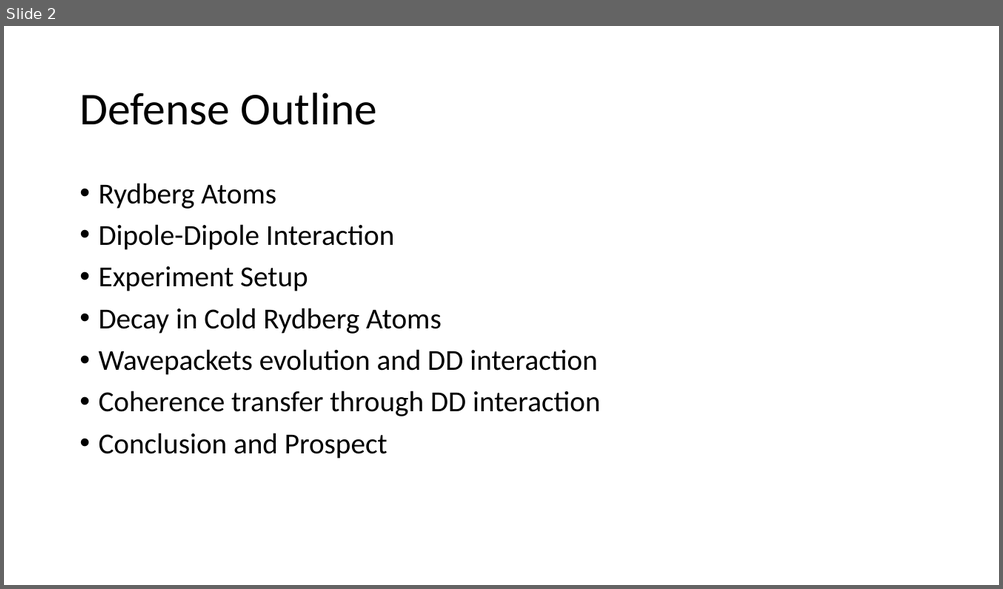
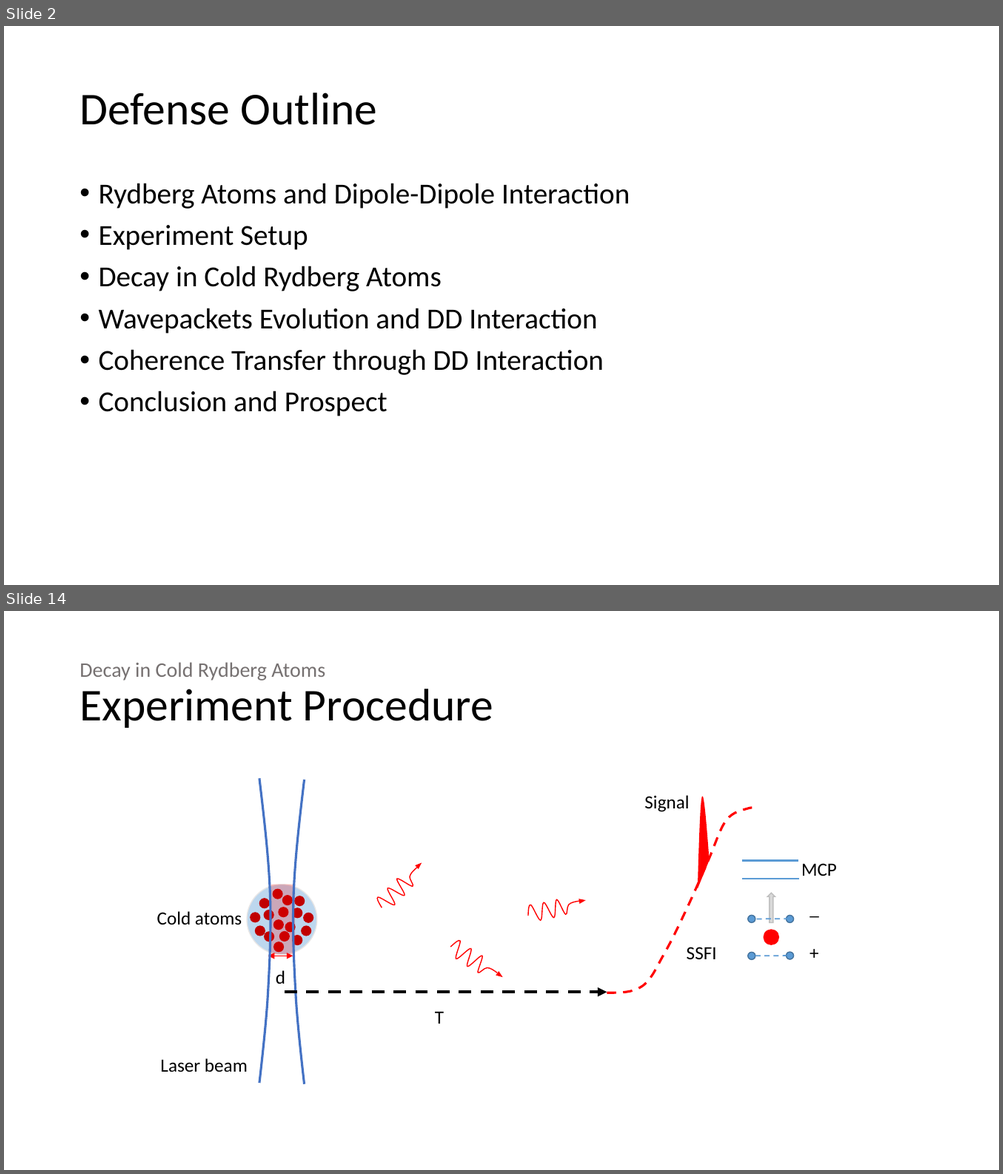
Before and after one commit to 545zhou/PHD-thesis, a slide deck: Presentation1.pptx. Shown one above the other, each under a label of ours: slide 2 before the commit, slides 2 and 14 after it; the slides between them are not shown. The pictures are 1003x589 and 1003x1174 pixels, drawn with LibreOffice and Linux fonts; fonts in the diff are those of the drawing. Boxes give left, top, right and bottom in pixels: in the first picture for what was removed or moved away, otherwise in the second. Text is boxed around its words. In the diff, an @@ line names an element or a change of style, - is before the commit and + after.

```diff
--- a/Presentation1.pptx
+++ b/Presentation1.pptx
@@ slide 14 added at (4, 611, 999, 1170), background #FFFFFF @@
@@ title added at (79, 662, 493, 728), 20 pt, text #767171 @@
+Decay in Cold Rydberg Atoms
+Experiment Procedure
@@ freeform shape added at (259, 779, 270, 1084), outline #4472C4 2.25 pt @@
@@ freeform shape added at (293, 780, 304, 1085), outline #4472C4 2.25 pt @@
@@ freeform shape added at (607, 808, 758, 993), outline #FF0000 2.25 pt dashed @@
@@ text added at (644, 795, 688, 812), 18 pt, text #000000 @@
+Signal
@@ freeform shape added at (697, 796, 709, 889), fill #FF0000 @@
@@ rectangle added at (271, 885, 295, 955), fill #FF0000 at 22% opacity @@
@@ group added at (284, 861, 607, 1024): 3 triangles, 3 freeform shapes, 1 arrow, 1 text @@
+T
@@ group added at (157, 885, 316, 955): 18 ellipses, 1 text @@
+Cold atoms
@@ group added at (742, 861, 836, 968): 5 ellipses, 4 lines, 3 texts, 1 up arrow @@
+MCP
+_
++
@@ double arrow added from (268, 957) to (293, 957), #FF0000 0.5 pt @@
@@ text added at (686, 947, 717, 960), 18 pt, text #000000 @@
+SSFI
@@ text added at (276, 971, 285, 984), 18 pt, text #000000 @@
+d
@@ text added at (160, 1059, 247, 1073), 18 pt, text #000000 @@
+Laser beam
@@ slide 2 changed as well @@
@@ text at (99, 183, 629, 209): text changed @@
-• Rydberg Atoms
-• Dipole-Dipole Interaction
+• Rydberg Atoms and Dipole-Dipole Interaction
@@ text at (99, 308, 603, 375): text changed @@
-• Wavepackets evolution and DD interaction
-• Coherence transfer through DD interaction
+• Wavepackets Evolution and DD Interaction
+• Coherence Transfer through DD Interaction
```
Also in this commit, not shown: 1 other slide changed, 27 other slides added, 1 slide removed, 2 other files.
